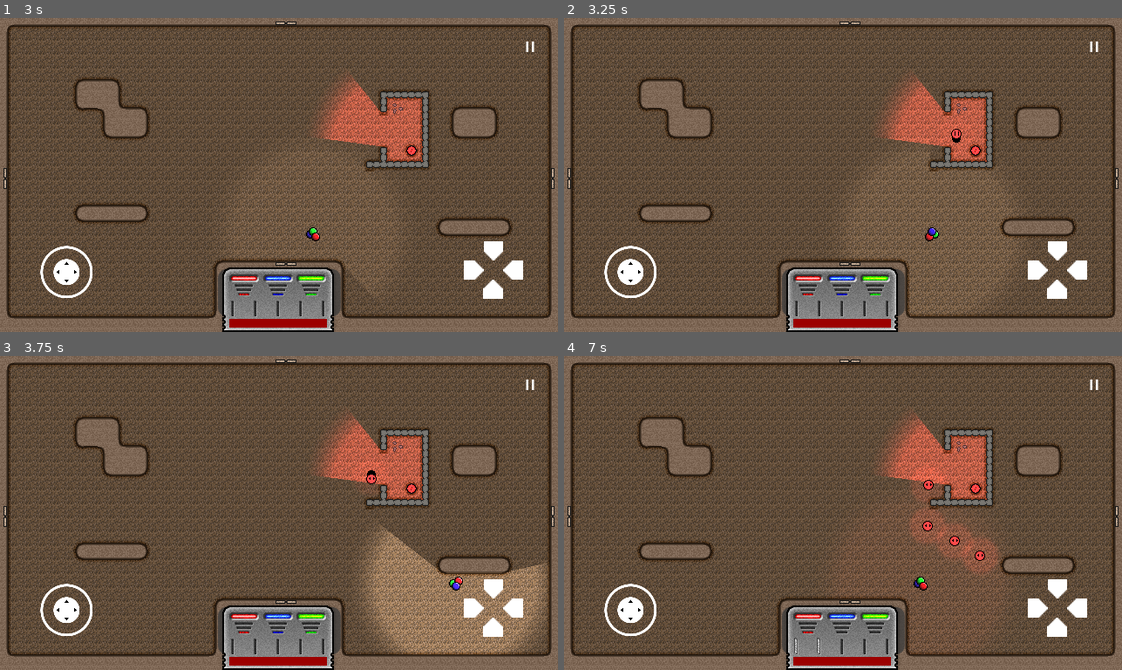
Above: before the commit, frames 1-4 (two rows, left to right).
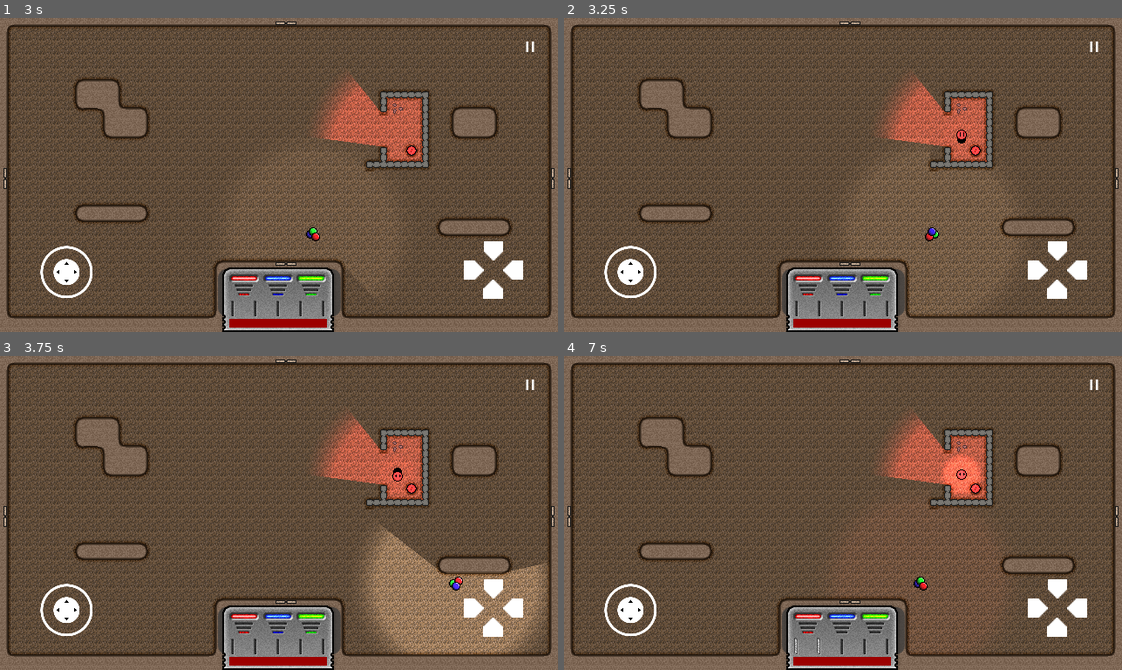
Above: after the commit, the same moments.

Repository: Degenerate-Games/shadows-below
Game: Godot game, scene res://scenes/menus/main_menu.tscn
Two runs of this game, one before a commit and one after it. Both use one fixed random seed, a clock stepped at 60 frames per second and the inputs below. Sound files missing from this copy of the repository are replaced by a short silence.
Inputs (mouse positions are in pixels of both pictures, inside the frame that each line leads up to):
- Up to frame 1 (3 s): click (279, 206) at 0.5 s; click (279, 206) at 1.25 s; click "Endless Mode" at 2 s; tap Enter at 2.75 s; move the mouse to (401, 159) at 2.77 s; hold D (move_right) from 2.78 s (still down); tap B (bake) at 2.85 s; click (401, 159) at 2.92 s
- Up to frame 2 (3.25 s): keep holding D (move_right)
- Up to frame 3 (3.75 s): release D (move_right) at 3.5 s; drag from (167, 528) to (424, 572) at 3.52 s
- Up to frame 4 (7 s): move the mouse to (898, 443) at 4.27 s; hold D (move_right) 4.28-5 s; tap K (mixing_ui_clear) at 4.35 s; drag from (815, 575) to (976, 487) at 5.02 s; move the mouse to (1010, 560) at 5.77 s; hold A (move_left) 5.78-6.5 s; tap J (mixing_ui_red) at 5.85 s; drag from (675, 465) to (569, 516) at 6.52 s

Frame 1 is identical in both runs. In frame 2, 0.1% of the frame differs, in the area x 69-73%, y 35-40%; in frame 3, 0.1%; in frame 4, 2.3%, in the area x 62-78%, y 31-69%.
Error after the commit: Invalid call. Nonexistent function 'is_stopoed' in base 'Timer'. (res://scripts/enemies/enemy.gd:57)

Commit message:
Shrink and push away enemies after they take damage

Diff:
--- a/scenes/enemies/enemy_a.tscn
+++ b/scenes/enemies/enemy_a.tscn
@@ -129,6 +129,8 @@
 [node name="AuraPulseTimer" type="Timer" parent="."]
 autostart = true
 
+[node name="DamageTimer" type="Timer" parent="."]
+
 [connection signal="timeout" from="Timer" to="." method="_on_timer_timeout"]
 [connection signal="body_entered" from="Area2D" to="." method="_on_area_2d_body_entered"]
 [connection signal="body_exited" from="Area2D" to="." method="_on_area_2d_body_exited"]
--- a/scenes/enemies/enemy_b.tscn
+++ b/scenes/enemies/enemy_b.tscn
@@ -127,6 +127,8 @@
 [node name="AuraPulseTimer" type="Timer" parent="."]
 autostart = true
 
+[node name="DamageTimer" type="Timer" parent="."]
+
 [connection signal="timeout" from="Timer" to="." method="_on_timer_timeout"]
 [connection signal="body_entered" from="Area2D" to="." method="_on_area_2d_body_entered"]
 [connection signal="body_exited" from="Area2D" to="." method="_on_area_2d_body_exited"]
--- a/scripts/enemies/enemy.gd
+++ b/scripts/enemies/enemy.gd
@@ -11,10 +11,12 @@
 var base_aura_energy: float
 var pulsed: bool
 var touching_player: bool
+var target_scale: Vector2
 
 var aura: PointLight2D
 var aura_pulse_timer: Timer
 var animation_controller: AnimatedSprite2D
+var damage_timer: Timer
 var navigation_agent: NavigationAgent2D
 
 # Called when the node enters the scene tree for the first time.
@@ -25,8 +27,10 @@
 	base_aura_energy = aura.energy
 	aura_pulse_timer = $AuraPulseTimer
 	animation_controller = $AnimatedSprite2D
+	damage_timer = $DamageTimer
 	navigation_agent = $NavigationAgent2D
 	power_remaining = total_power
+	target_scale = scale
 
 	# Initialize the color values
 	red = ColorValue.new(floor(randf_range(0, min(power_remaining, 3))), 3)
@@ -43,13 +47,18 @@
 
 func _process(_delta):
 	update_aura_strength()
+	if not damage_timer.is_stopped():
+		scale = lerp(scale, target_scale,remap(damage_timer.time_left, 0, damage_timer.wait_time, 0, 1))
 
 func _physics_process(delta):
 	if navigation_agent.is_navigation_finished():
 		return
 
-	var direction = to_local(navigation_agent.get_next_path_position()).normalized()
-	velocity = velocity.move_toward(direction * max_speed, acceleration * delta)
+	if not damage_timer.is_stopoed():
+		velocity = to_local(target.global_position - global_position).normalized() * max_speed
+	else:
+		var direction = to_local(navigation_agent.get_next_path_position()).normalized()
+		velocity = velocity.move_toward(direction * max_speed, acceleration * delta)
 	move_and_slide()
 
 func take_damage(damage: int):
@@ -70,6 +79,8 @@
 		return
 	# Otherwise, subtract the damage
 	power_remaining -= damage
+	damage_timer.start()
+	target_scale = scale * 0.75
 
 
 func set_target(tgt):
